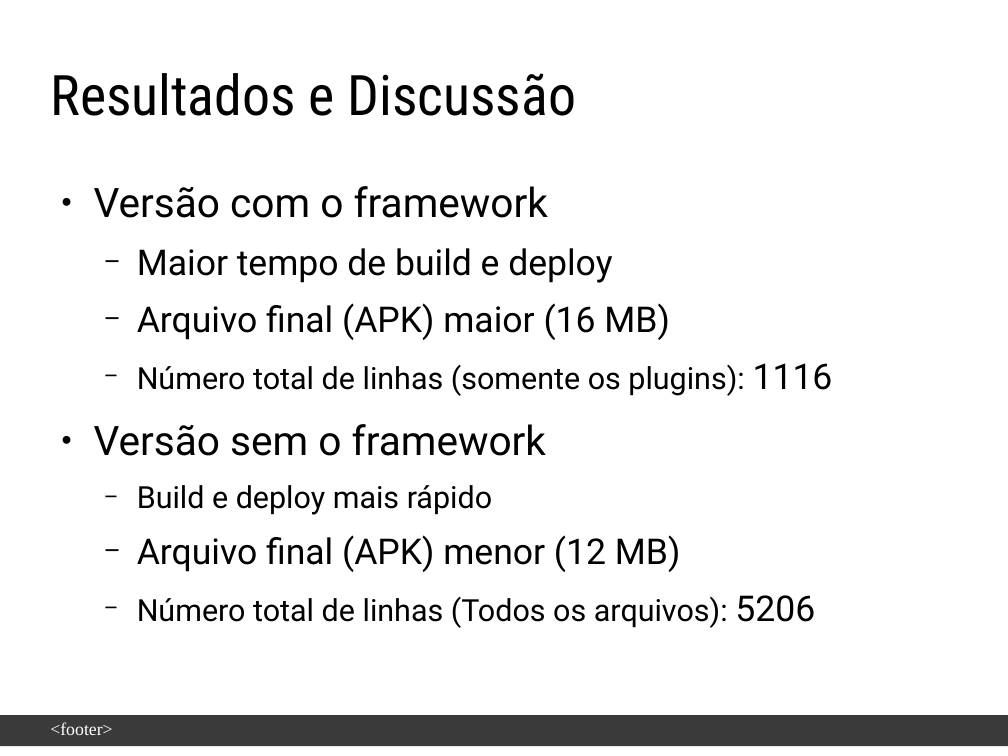
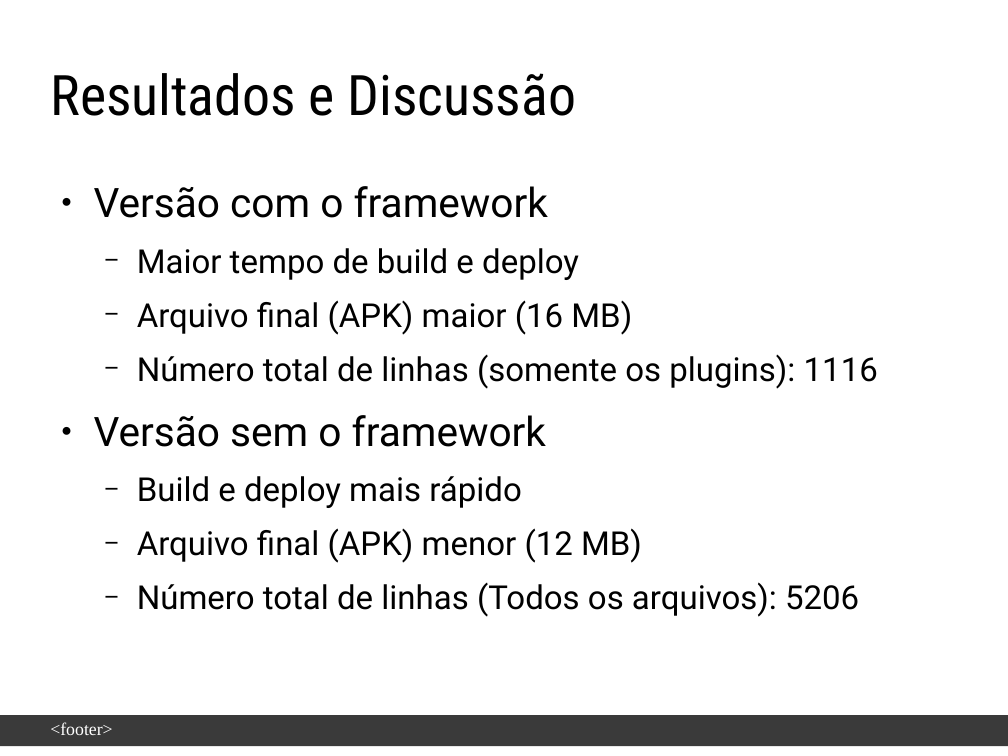
Before and after one commit to enoquesantos/tcc-latex, a slide deck: slide 13 of slide-defesa/Apresentação-EnoqueJoseneas.odp (slide 14 before the commit). Drawn at 1008x756 pixels with LibreOffice and Linux fonts; fonts in the diff are those of the drawing; background and template pictures are left out. Boxes give left, top, right and bottom in pixels: in the first picture for what was removed or moved away, otherwise in the second. Text is boxed around its words. In the diff, an @@ line names an element or a change of style, - is before the commit and + after.

```diff
--- a/slide-defesa/Apresentação-EnoqueJoseneas.odp
+++ b/slide-defesa/Apresentação-EnoqueJoseneas.odp
@@ text at (137,248,878,617): size 28 to 26 pt in "Maior tempo de build e deploy", "Arquivo final (APK) maior (16 MB)", "1116", "Arquivo final (APK) menor (12 MB)" and 1 more places; size 24 to 26 pt in "Número total de linhas (somente os plugins):", "Build e deploy mais rápido", "Número total de linhas (Todos os arquivos):" @@
```
Also in this commit, not shown: 6 other slides changed, 1 slide added, 2 slides removed, 2 other files.
